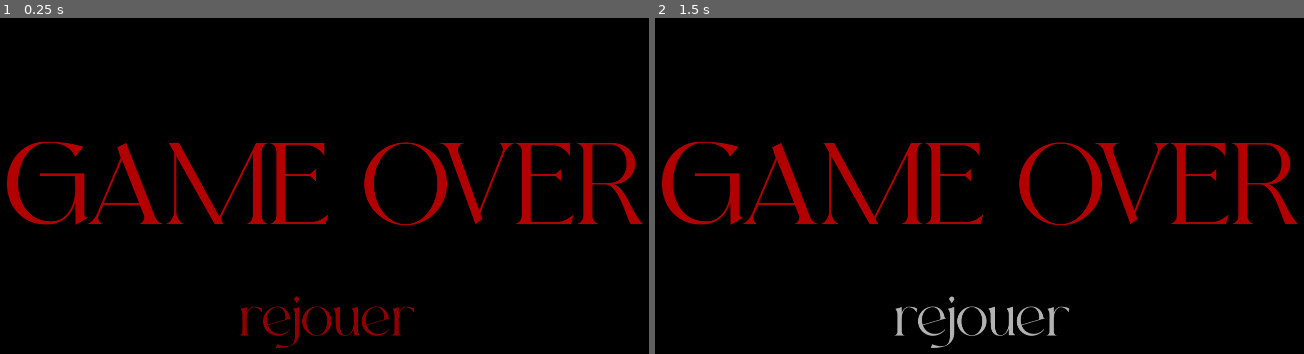
Above: before the commit, frames 1-2 (left to right).
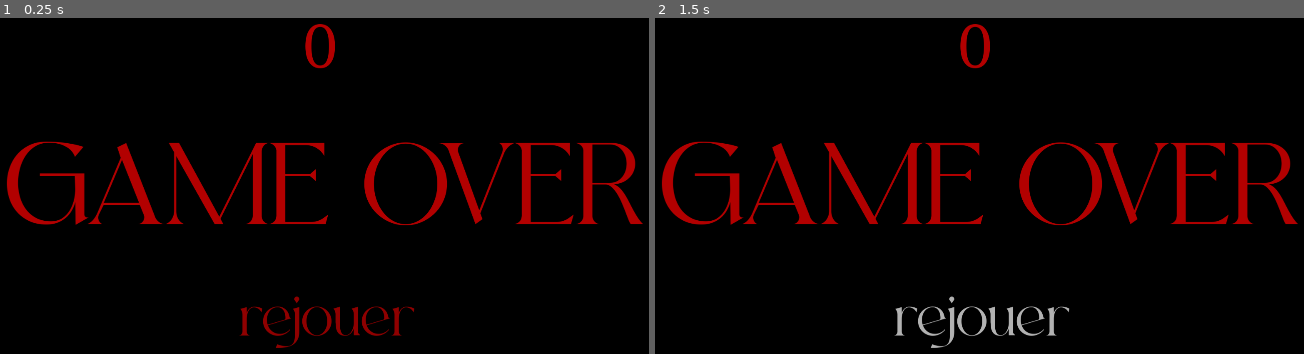
Above: after the commit, the same moments.

Repository: Maxenceoresteleandre/Jam-PSU-2024
Game: Godot game, scene res://scenes/UI/GameOver.tscn
Two runs of this game, one before a commit and one after it. Both use one fixed random seed, a clock stepped at 60 frames per second and the inputs below. This scene is started directly instead of the project's main scene. The engine's default icon, where the game draws it, is replaced by a stand-in: a white triangle on a blue panel in a dark square.
Inputs:
- Up to frame 1 (0.25 s): no input
- Up to frame 2 (1.5 s): click "rejouer" at 0.5 s; click "rejouer" at 1.25 s

The runs differ from the first frame. In frame 1, 0.3% of the frame differs, in the area x 46-52%, y 1-16%; in frame 2, 0.3%.

Commit message:
game ovzer ok

Diff:
--- a/jampsu2024/scenes/UI/GameOver.tscn
+++ b/jampsu2024/scenes/UI/GameOver.tscn
@@ -1,15 +1,21 @@
-[gd_scene load_steps=4 format=3 uid="uid://gm1gwtbivyej"]
+[gd_scene load_steps=6 format=3 uid="uid://gm1gwtbivyej"]
 
+[ext_resource type="Script" path="res://scenes/UI/ame_ovver_gentil.gd" id="1_1pre4"]
 [ext_resource type="FontFile" uid="uid://jcj6f06bt67a" path="res://resources/fonts/Moglan.ttf" id="1_03hgx"]
 
 [sub_resource type="LabelSettings" id="LabelSettings_tb50w"]
 font_size = 286
 font_color = Color(0.7, 0, 0, 1)
 
+[sub_resource type="LabelSettings" id="LabelSettings_xv2w2"]
+font_size = 141
+font_color = Color(0.7, 0, 0, 1)
+
 [sub_resource type="StyleBoxFlat" id="StyleBoxFlat_ro2v3"]
 draw_center = false
 
 [node name="GameOver" type="CanvasLayer"]
+script = ExtResource("1_1pre4")
 
 [node name="TextLabel" type="Label" parent="."]
 anchors_preset = 15
@@ -22,6 +28,24 @@
 theme_override_font_sizes/font_size = 116
 text = "GAME OVER"
 label_settings = SubResource("LabelSettings_tb50w")
+horizontal_alignment = 1
+vertical_alignment = 1
+
+[node name="TextScore" type="Label" parent="."]
+anchors_preset = 15
+anchor_right = 1.0
+anchor_bottom = 1.0
+offset_left = -9.0
+offset_top = -340.0
+offset_right = -9.0
+offset_bottom = -340.0
+grow_horizontal = 2
+grow_vertical = 2
+theme_override_colors/font_color = Color(0.794399, 3.22476e-06, 9.62615e-07, 1)
+theme_override_fonts/font = ExtResource("1_03hgx")
+theme_override_font_sizes/font_size = 116
+text = "GAME OVER"
+label_settings = SubResource("LabelSettings_xv2w2")
 horizontal_alignment = 1
 vertical_alignment = 1
 
--- /dev/null
+++ b/jampsu2024/scenes/UI/ame_ovver_gentil.gd
@@ -0,0 +1,4 @@
+extends CanvasLayer
+
+func _ready() -> void:
+	$TextScore.text = str(GameWorld.score)
--- a/jampsu2024/script/world.gd
+++ b/jampsu2024/script/world.gd
@@ -1,4 +1,5 @@
 extends Node2D
+class_name GameWorld
 
 func _ready() -> void:
 	score = 0
